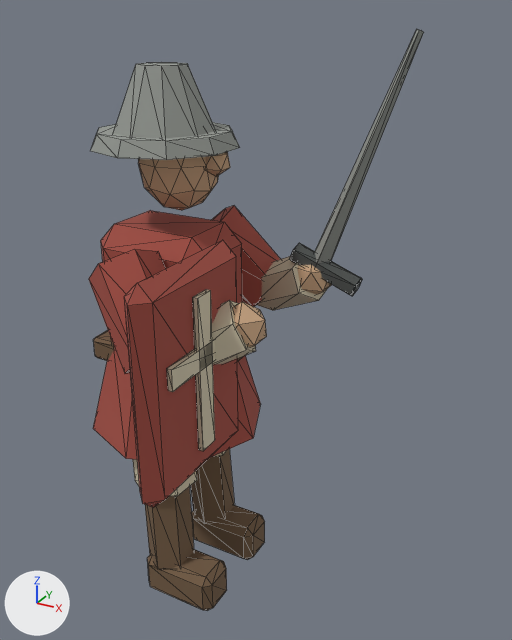
What one commit did to the glTF model assets/3d/models/units/infantry_shield.glb.
The view is the same before and after, from a camera (50 mm lens) standing at (1.24, -1.71, 1.89) and looking at (0.29, 0.02, 1.02). The axes (+X, +Y, +Z) are drawn at lower left. The lights are the same throughout. The picture after the commit comes second. Mesh edges are drawn as thin lines. Where no turn or scale is listed for an object, it has been applied to the vertices. Vertices at exactly the same position are counted once.

In view in the first picture: 'infantry_shield_iron', 'infantry_shield_leather', 'infantry_shield_linen', 'infantry_shield_red', 'infantry_shield_skin', 'infantry_shield_steel'.
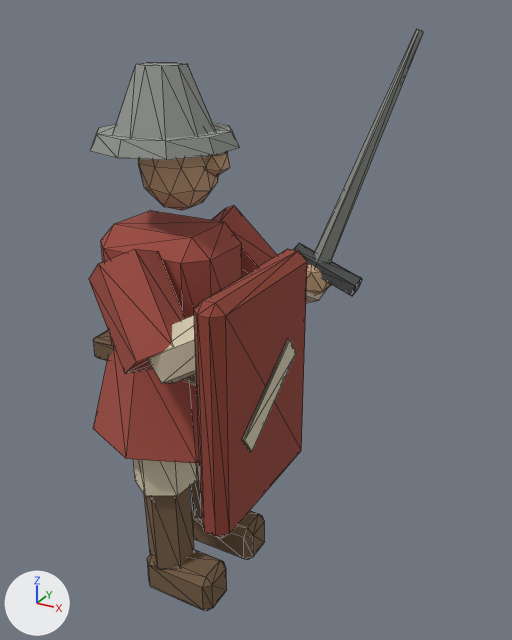
Where the newer file only moved an object's origin or applied its transform, the numbers keep the older frame.

Changed parts and their boxes [x1, y1, x2, y2] in the pictures (512 x 640 px):
```json
{"object": "infantry_shield_red", "change": "reshaped", "before": [89, 206, 280, 507], "after": [89, 206, 277, 463], "on screen": "15% shorter"}
{"object": "infantry_shield_team_paint", "change": "added", "after": [194, 249, 307, 538], "on screen": "red"}
{"object": "infantry_shield_linen", "change": "reshaped", "before": [133, 256, 328, 496], "after": [133, 288, 328, 496]}
{"part": 1, "of": "me_cone_141", "change": "added", "after": [242, 338, 296, 452], "on screen": "beige"}
{"part": 2, "of": "me_cone_141", "change": "deleted", "before": [193, 289, 215, 451], "on screen": "beige"}
{"part": 3, "of": "me_cone_141", "change": "deleted", "before": [167, 339, 215, 392], "on screen": "beige"}
{"part": 4, "of": "me_cube_097", "change": "deleted", "before": [124, 240, 238, 507], "on screen": "red"}
```

Edits to the scene script, one JSON object a line:
```json
{"op": "add", "block": "mat_team_paint", "code": ["mat_team_paint = principled_material('team_paint')", "mat_team_paint.base_color = (0.29, 0.055, 0.035)  # red #934235", "mat_team_paint.roughness = 0.92"]}
{"block": "me_cone_141", "where": "# used by ob_infantry_shield_linen; location = (0.018, -0.125, 0.59)"}
{"op": "remove", "block": "me_cone_141", "code": "me_cone_141.from_pydata(...)  # 64 vertices, 104 faces; spans x -0.102..0.406, y -0.375..0.506, z -0.156..0.66"}
{"op": "add", "block": "me_cone_141", "code": "me_cone_141.from_pydata(...)  # 72 vertices, 124 faces; spans x -0.102..0.518, y -0.363..0.506, z -0.156..0.602"}
{"block": "me_cone_141", "change": "me_cone_141 part 1: a new loose piece of 24 vertices spanning x 0.51..0.518, y -0.363..-0.087, z 0.319..0.541, in mat_linen (beige #d6cbb1)"}
{"block": "me_cone_141", "change": "me_cone_141 part 2: the loose piece of 8 vertices spanning x 0.315..0.329, y -0.255..-0.195, z 0.22..0.66 is deleted"}
{"block": "me_cone_141", "change": "me_cone_141 part 3: the loose piece of 8 vertices spanning x 0.315..0.33, y -0.375..-0.075, z 0.46..0.52 is deleted"}
{"block": "me_cube_097", "where": "# used by ob_infantry_shield_red; location = (0.0, 0.0, 1.05)"}
{"op": "remove", "block": "me_cube_097", "code": "me_cube_097.from_pydata(...)  # 80 vertices, 140 faces; spans x -0.29..0.33, y -0.575..0.409, z -0.435..0.28"}
{"op": "add", "block": "me_cube_097", "code": "me_cube_097.from_pydata(...)  # 64 vertices, 112 faces; spans x -0.29..0.29, y -0.409..0.409, z -0.435..0.248"}
{"block": "me_cube_097", "change": "me_cube_097 part 4: the loose piece of 16 vertices spanning x 0.25..0.33, y -0.575..-0.125, z -0.34..0.28 is deleted"}
{"op": "add", "block": "me_cube_027", "code": ["me_cube_027 = bpy.data.meshes.new('Cube.027')", "me_cube_027.from_pydata(...)  # 24 vertices, 44 faces; spans x 0.45..0.53, y -0.575..-0.125, z 0.71..1.33", "me_cube_027.materials.append(mat_team_paint)  # red #934235"]}
{"op": "add", "block": "ob_infantry_shield_team_paint", "code": ["ob_infantry_shield_team_paint = bpy.data.objects.new('infantry_shield_team_paint', me_cube_027)", "ob_infantry_shield_team_paint.location = (0.0, 0.0, 0.0)"]}
```
